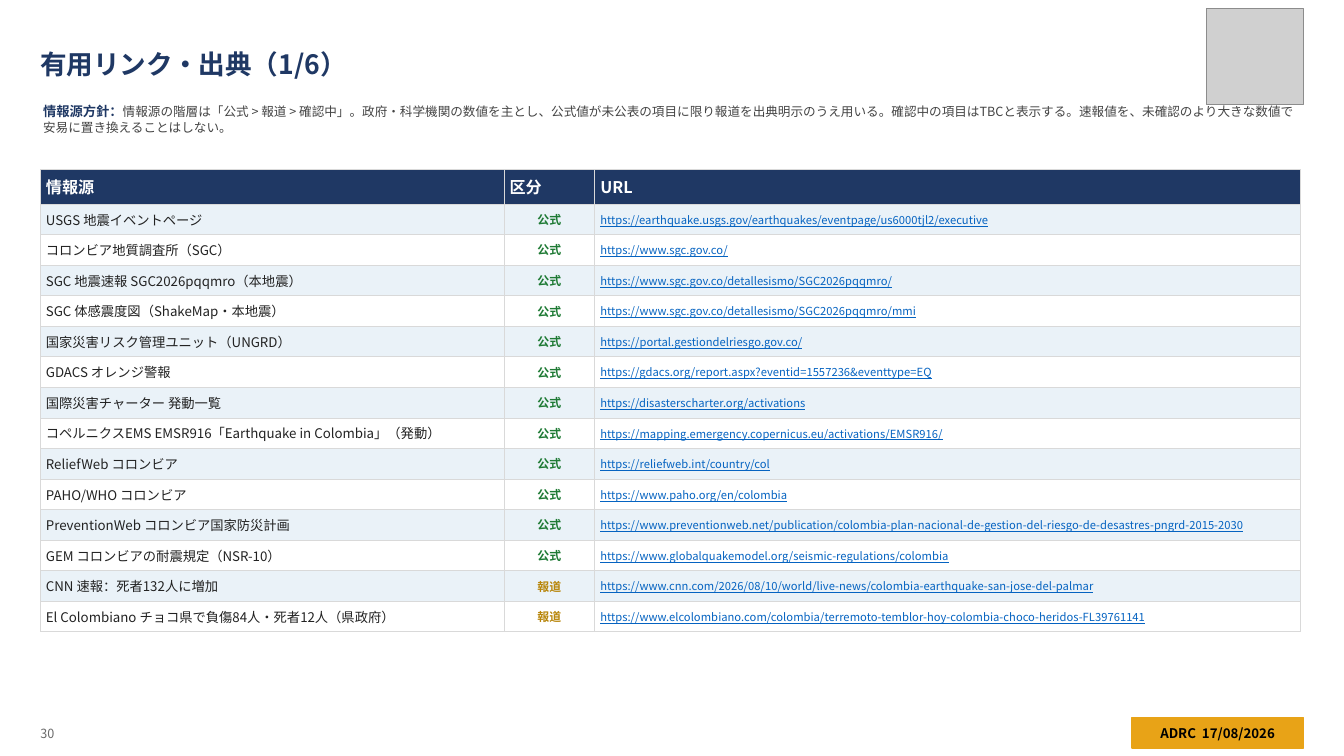
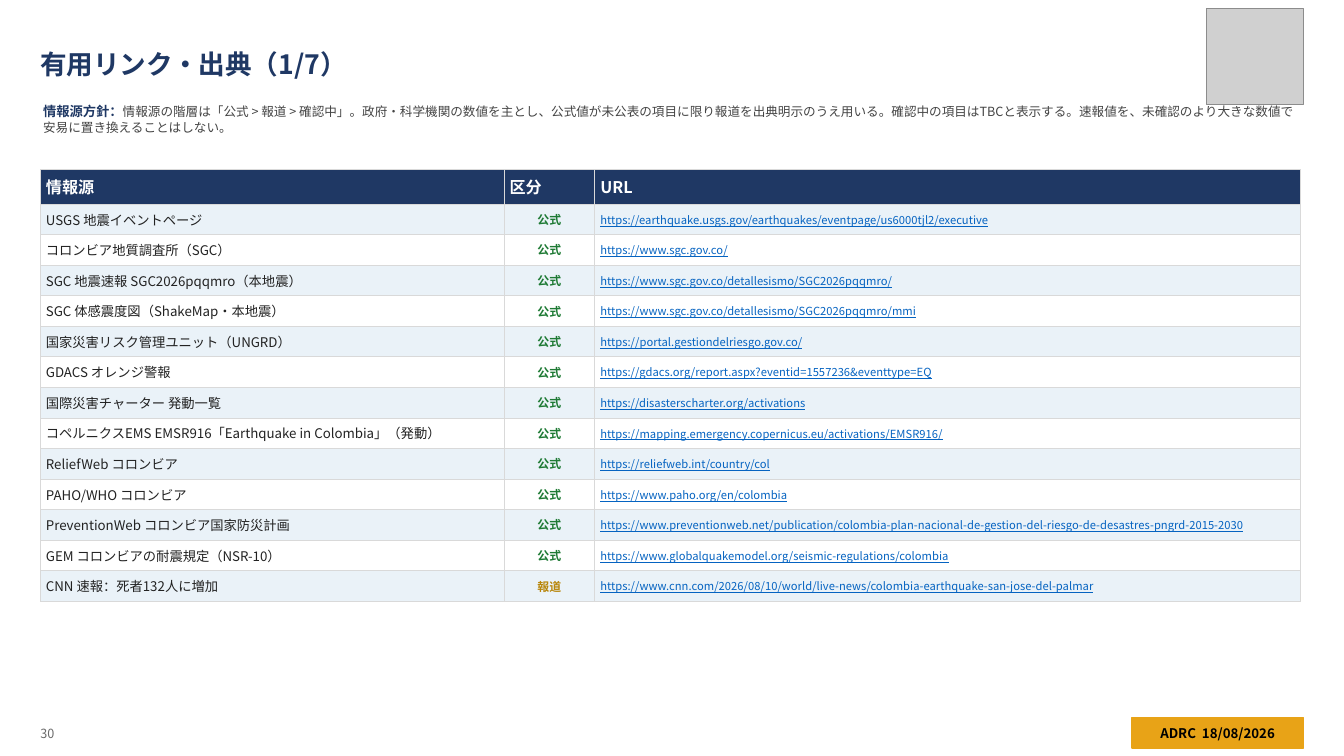
Before and after one commit to kochobi-max/whatsmap, a slide deck: slide 30 of reports/colombia_eq_20260810/output/ADRC_EQ_COL_Choco_20260810_JA.pptx. Drawn at 1344x756 pixels with LibreOffice and Linux fonts; fonts in the diff are those of the drawing; grey boxes stand for pictures. Boxes give left, top, right and bottom in pixels: in the first picture for what was removed or moved away, otherwise in the second. Text is boxed around its words. In the diff, an @@ line names an element or a change of style, - is before the commit and + after.

```diff
--- a/reports/colombia_eq_20260810/output/ADRC_EQ_COL_Choco_20260810_JA.pptx
+++ b/reports/colombia_eq_20260810/output/ADRC_EQ_COL_Choco_20260810_JA.pptx
@@ text at (40,51,347,79): text changed @@
-有用リンク・出典（1/6）
+有用リンク・出典（1/7）
@@ table at (40,169,1301,598) @@
-row 15: El Colombiano チョコ県で負傷84人・死者12人（県政府） | 報道 | https://www.elcolombiano.com/colombia/terremoto-temblor-hoy-colombia-choco-heridos-FL39761141
@@ text at (1160,727,1275,741): text changed @@
-ADRC 17/08/2026
+ADRC 18/08/2026
```
Also in this commit, not shown: 35 other slides changed, 1 slide added, 8 other files.
